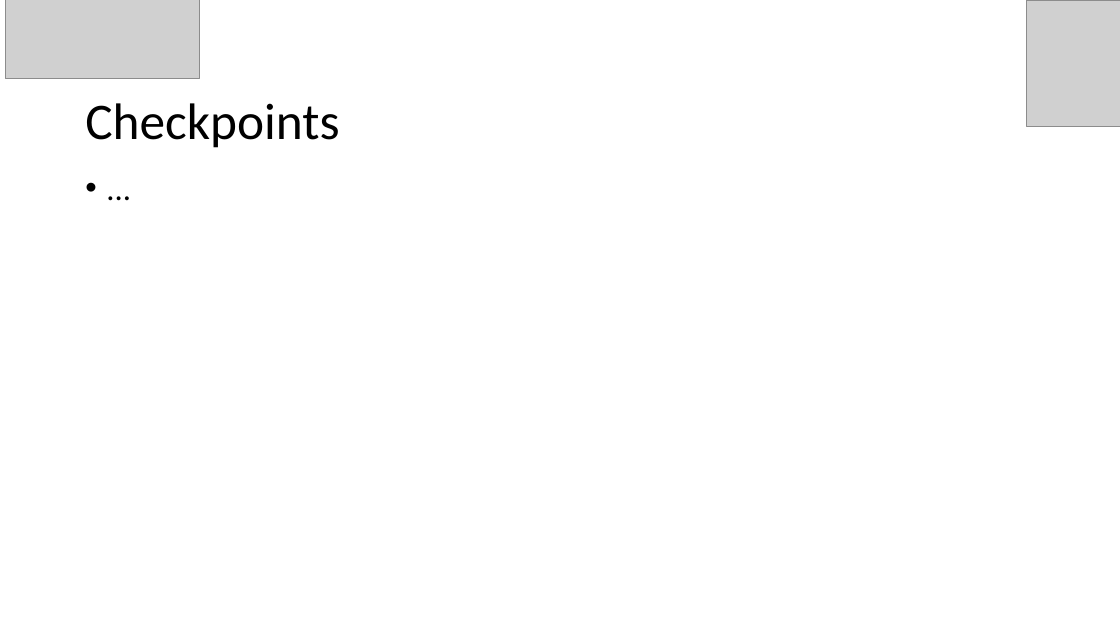
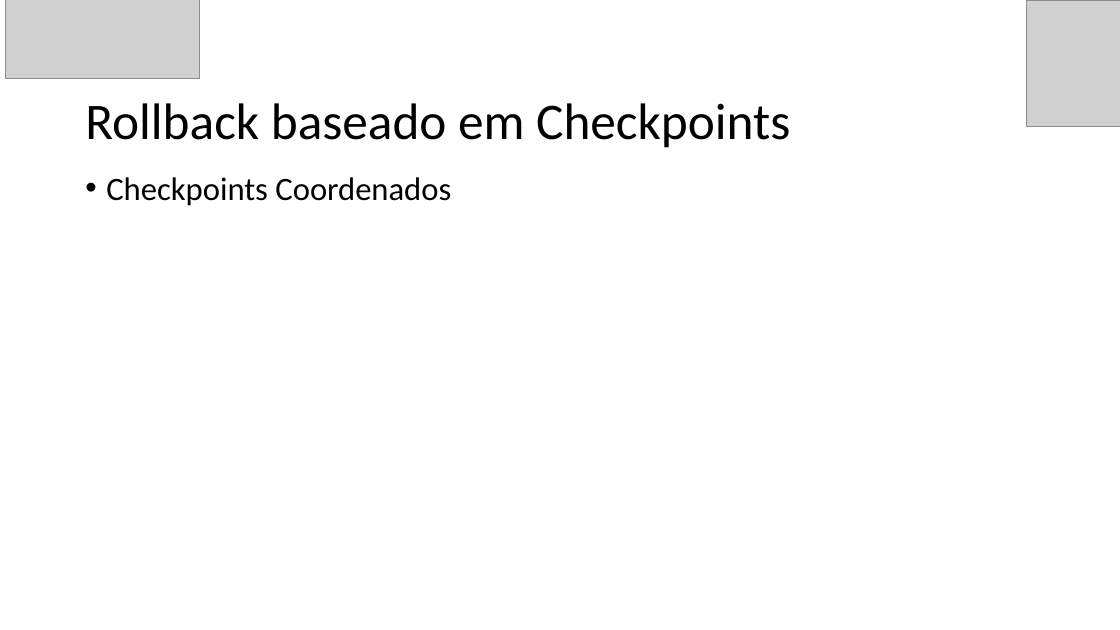
Before and after one commit to GuilhermeBizzani/TCC, a slide deck: slide 8 of Defesa Projeto.pptx (slide 7 before the commit). Drawn at 1120x630 pixels with LibreOffice and Linux fonts; fonts in the diff are those of the drawing; grey boxes stand for pictures. Boxes give left, top, right and bottom in pixels: in the first picture for what was removed or moved away, otherwise in the second. Text is boxed around its words. In the diff, an @@ line names an element or a change of style, - is before the commit and + after.

```diff
--- a/Defesa Projeto.pptx
+++ b/Defesa Projeto.pptx
@@ title at [85,103,790,148]: text changed @@
-Checkpoints
+Rollback baseado em Checkpoints
@@ text at [106,177,451,206]: text changed @@
-• ...
+• Checkpoints Coordenados
```
Also in this commit, not shown: 1 other slide changed, 4 slides added, 1 slide removed.
